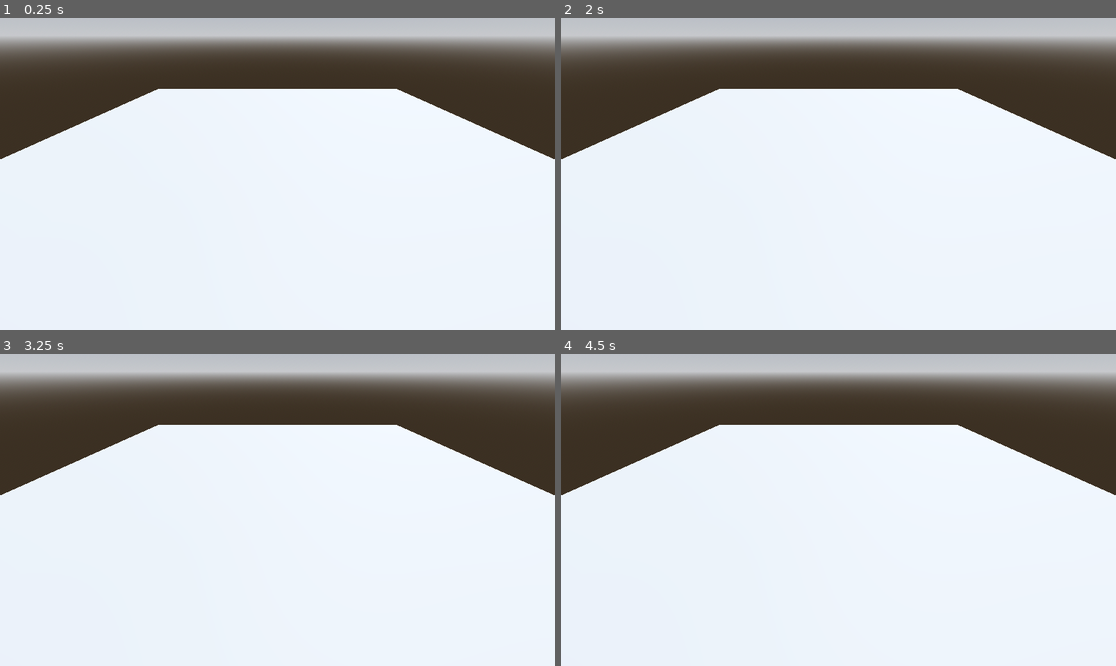
Above: before the commit, frames 1-4 (two rows, left to right).
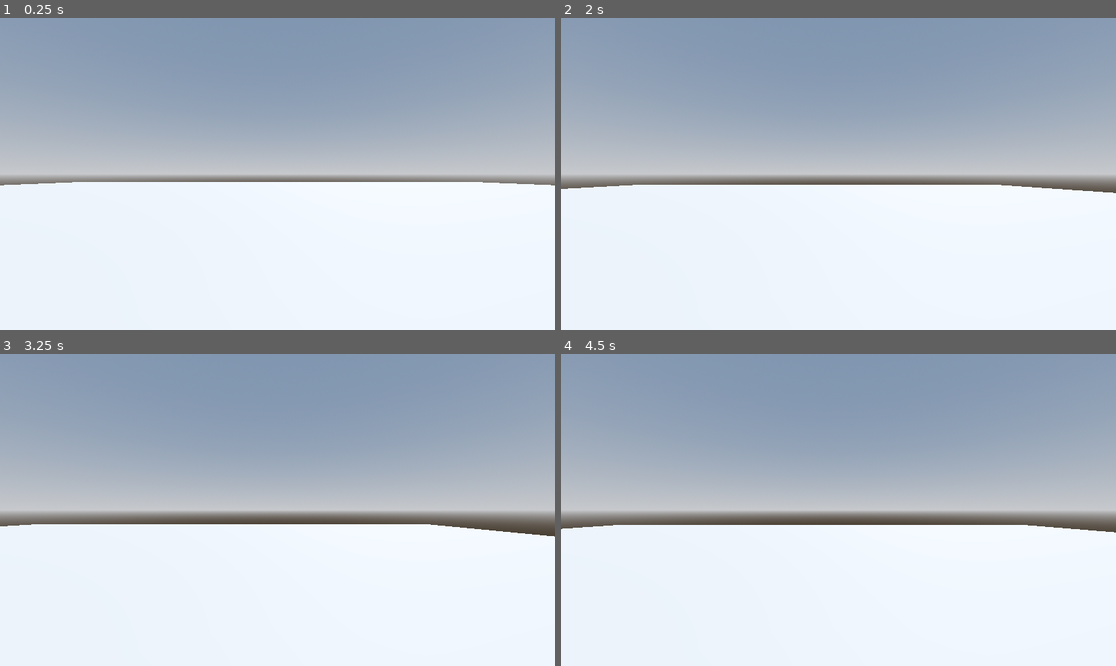
Above: after the commit, the same moments.

Repository: powerfrontier/robo-rampage
Game: Godot game, scene res://Levels/SandBox.tscn
The game is run twice, just before and just after one commit, with the same random seed, the same clock (stepped at 60 frames per second) and the same inputs.
Inputs:
- Up to frame 1 (0.25 s): no input
- Up to frame 2 (2 s): tap Enter at 0.5 s; hold D (move_right, bound only after the commit) 0.53-1.28 s; tap Space (jump, bound only after the commit) at 0.6, 0.77, 1.07, 1.25, 1.35, 1.52, 1.82 s; hold S (move_back, bound only after the commit) from 1.28 s (still down)
- Up to frame 3 (3.25 s): release S (move_back, bound only after the commit) at 2.03 s; hold D (move_right, bound only after the commit) 2.03-2.78 s; tap Space (jump, bound only after the commit) at 2.1, 2.85, 3.02 s; hold W (move_forward, bound only after the commit) from 2.78 s (still down)
- Up to frame 4 (4.5 s): tap Space (jump, bound only after the commit) at 3.32, 3.6, 3.77, 4.07, 4.35 s; release W (move_forward, bound only after the commit) at 3.53 s; hold A (move_left, bound only after the commit) from 3.53 s (still down)

The runs differ from the first frame. In frame 1, 53% of the frame differs, in the area x 0-100%, y 0-54%; in frame 2, 54%; in frame 3, 55%; in frame 4, 55%, in the area x 0-100%, y 0-58%.

Commit message:
up to lesson 68

Diff:
--- a/Levels/SandBox.tscn
+++ b/Levels/SandBox.tscn
@@ -1,4 +1,6 @@
-[gd_scene load_steps=4 format=3 uid="uid://dsnnr0kwwrp0l"]
+[gd_scene load_steps=5 format=3 uid="uid://dsnnr0kwwrp0l"]
+
+[ext_resource type="PackedScene" uid="uid://b6d3rca1aor8n" path="res://Player/player.tscn" id="1_7e1g3"]
 
 [sub_resource type="ProceduralSkyMaterial" id="ProceduralSkyMaterial_hc2c5"]
 sky_horizon_color = Color(0.64625, 0.65575, 0.67075, 1)
@@ -27,5 +29,5 @@
 use_collision = true
 size = Vector3(64, 1, 64)
 
-[node name="Camera3D" type="Camera3D" parent="."]
-transform = Transform3D(1, 0, 0, 0, 0.826747, 0.562574, 0, -0.562574, 0.826747, 0, 11.8073, 25.7874)
+[node name="Player" parent="." instance=ExtResource("1_7e1g3")]
+transform = Transform3D(1, 0, 0, 0, 1, 0, 0, 0, 1, 0, 1, 0)
--- /dev/null
+++ b/Player/player.gd
@@ -0,0 +1,31 @@
+extends CharacterBody3D
+
+
+const SPEED = 5.0
+const JUMP_VELOCITY = 4.5
+
+# Get the gravity from the project settings to be synced with RigidBody nodes.
+var gravity = ProjectSettings.get_setting("physics/3d/default_gravity")
+
+
+func _physics_process(delta):
+	# Add the gravity.
+	if not is_on_floor():
+		velocity.y -= gravity * delta
+
+	# Handle Jump.
+	if Input.is_action_just_pressed("jump") and is_on_floor():
+		velocity.y = JUMP_VELOCITY
+
+	# Get the input direction and handle the movement/deceleration.
+	# As good practice, you should replace UI actions with custom gameplay actions.
+	var input_dir = Input.get_vector("move_left", "move_right", "move_forward", "move_back")
+	var direction = (transform.basis * Vector3(input_dir.x, 0, input_dir.y)).normalized()
+	if direction:
+		velocity.x = direction.x * SPEED
+		velocity.z = direction.z * SPEED
+	else:
+		velocity.x = move_toward(velocity.x, 0, SPEED)
+		velocity.z = move_toward(velocity.z, 0, SPEED)
+
+	move_and_slide()
--- /dev/null
+++ b/Player/player.tscn
@@ -0,0 +1,19 @@
+[gd_scene load_steps=4 format=3 uid="uid://b6d3rca1aor8n"]
+
+[ext_resource type="Script" path="res://Player/player.gd" id="1_1tjvk"]
+
+[sub_resource type="CapsuleMesh" id="CapsuleMesh_chbuo"]
+
+[sub_resource type="CapsuleShape3D" id="CapsuleShape3D_83cei"]
+
+[node name="Player" type="CharacterBody3D"]
+script = ExtResource("1_1tjvk")
+
+[node name="MeshInstance3D" type="MeshInstance3D" parent="."]
+mesh = SubResource("CapsuleMesh_chbuo")
+
+[node name="CollisionShape3D" type="CollisionShape3D" parent="."]
+shape = SubResource("CapsuleShape3D_83cei")
+
+[node name="Camera3D" type="Camera3D" parent="."]
+transform = Transform3D(1, 0, 0, 0, 1, 0, 0, 0, 1, 0, 0.3, 0)
--- a/project.godot
+++ b/project.godot
@@ -14,3 +14,31 @@
 run/main_scene="res://Levels/SandBox.tscn"
 config/features=PackedStringArray("4.1", "Forward Plus")
 config/icon="res://icon.svg"
+
+[input]
+
+move_forward={
+"deadzone": 0.5,
+"events": [Object(InputEventKey,"resource_local_to_scene":false,"resource_name":"","device":-1,"window_id":0,"alt_pressed":false,"shift_pressed":false,"ctrl_pressed":false,"meta_pressed":false,"pressed":false,"keycode":0,"physical_keycode":87,"key_label":0,"unicode":119,"echo":false,"script":null)
+]
+}
+move_left={
+"deadzone": 0.5,
+"events": [Object(InputEventKey,"resource_local_to_scene":false,"resource_name":"","device":-1,"window_id":0,"alt_pressed":false,"shift_pressed":false,"ctrl_pressed":false,"meta_pressed":false,"pressed":false,"keycode":0,"physical_keycode":65,"key_label":0,"unicode":97,"echo":false,"script":null)
+]
+}
+move_right={
+"deadzone": 0.5,
+"events": [Object(InputEventKey,"resource_local_to_scene":false,"resource_name":"","device":-1,"window_id":0,"alt_pressed":false,"shift_pressed":false,"ctrl_pressed":false,"meta_pressed":false,"pressed":false,"keycode":0,"physical_keycode":68,"key_label":0,"unicode":100,"echo":false,"script":null)
+]
+}
+move_back={
+"deadzone": 0.5,
+"events": [Object(InputEventKey,"resource_local_to_scene":false,"resource_name":"","device":-1,"window_id":0,"alt_pressed":false,"shift_pressed":false,"ctrl_pressed":false,"meta_pressed":false,"pressed":false,"keycode":0,"physical_keycode":83,"key_label":0,"unicode":115,"echo":false,"script":null)
+]
+}
+jump={
+"deadzone": 0.5,
+"events": [Object(InputEventKey,"resource_local_to_scene":false,"resource_name":"","device":-1,"window_id":0,"alt_pressed":false,"shift_pressed":false,"ctrl_pressed":false,"meta_pressed":false,"pressed":false,"keycode":0,"physical_keycode":32,"key_label":0,"unicode":32,"echo":false,"script":null)
+]
+}
